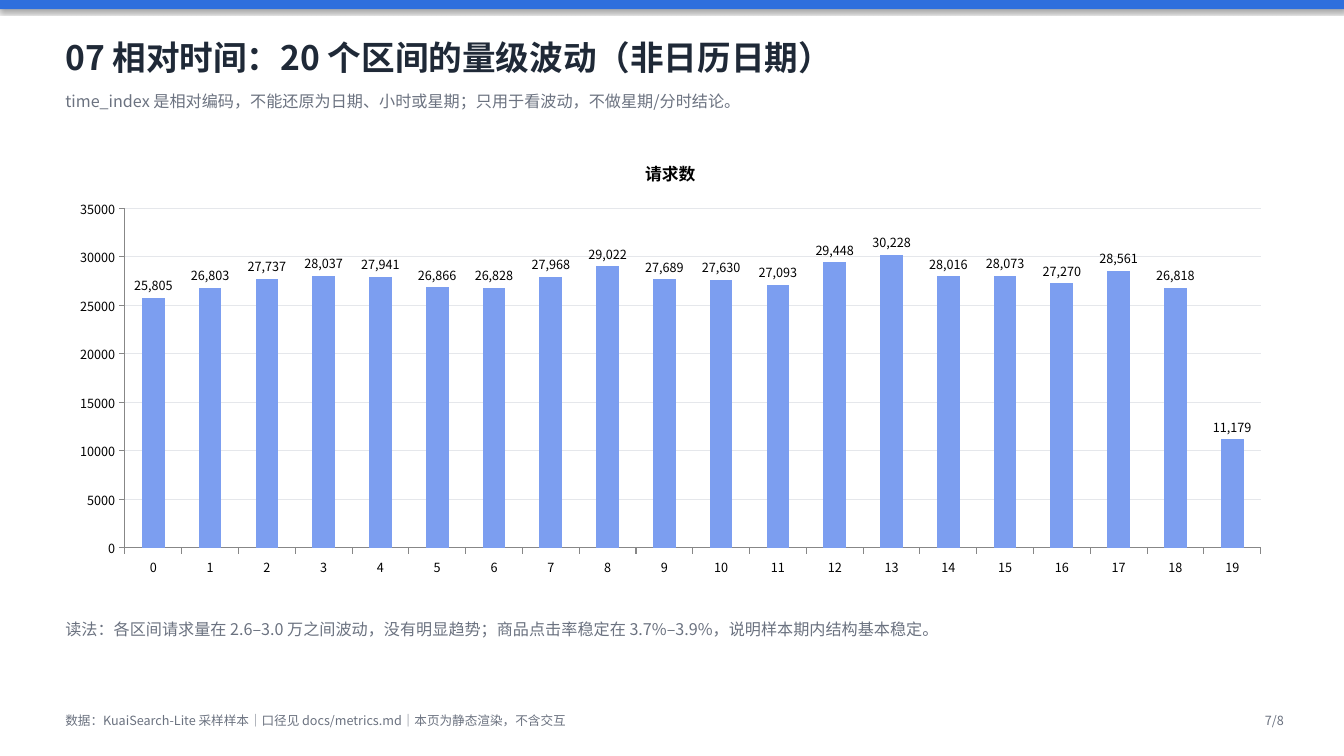
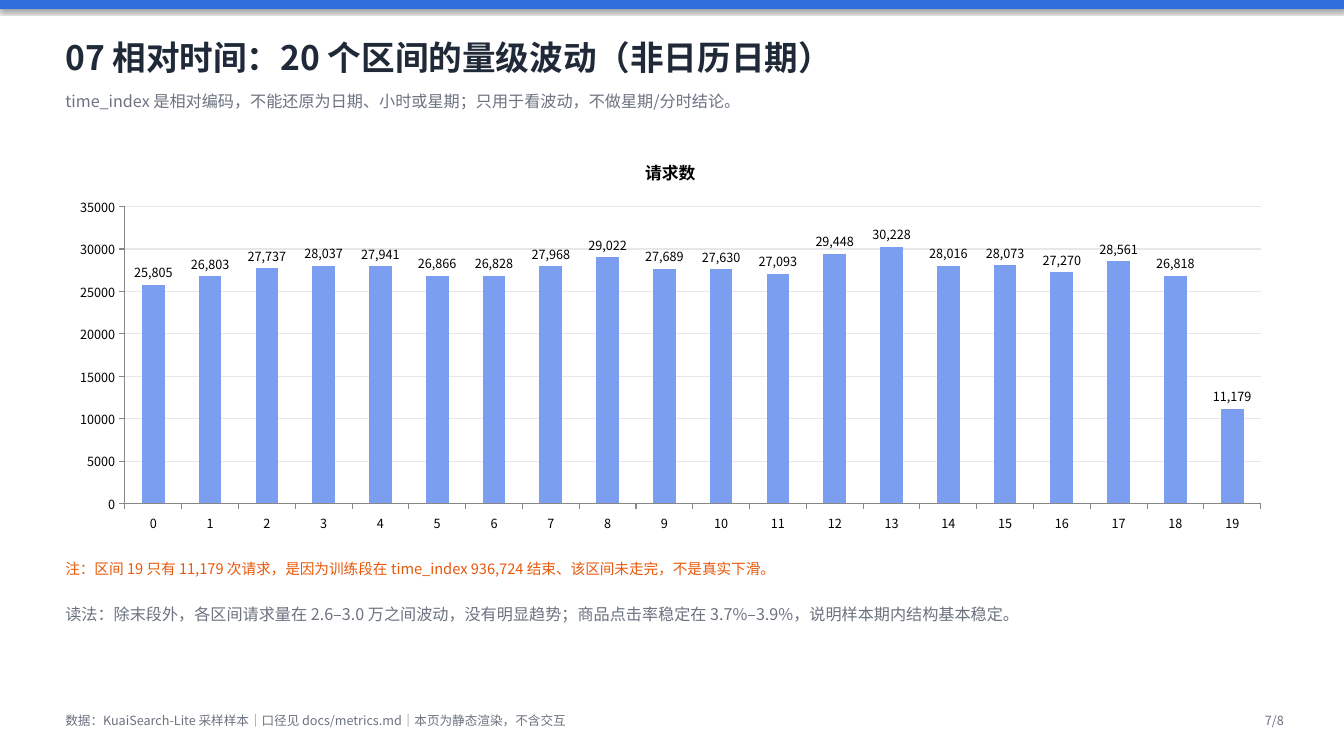
Before and after one commit to wsirui512-ops/kuaisearch-search-ops, a slide deck: slide 7 of dashboards/静态看板.pptx. Drawn at 1344x756 pixels with LibreOffice and Linux fonts; fonts in the diff are those of the drawing. Boxes give left, top, right and bottom in pixels: in the first picture for what was removed or moved away, otherwise in the second. Text is boxed around its words. In the diff, an @@ line names an element or a change of style, - is before the commit and + after.

```diff
--- a/dashboards/静态看板.pptx
+++ b/dashboards/静态看板.pptx
@@ column chart: place and size @@
-column chart at (55, 141, 1286, 585)
+column chart at (55, 141, 1286, 539)
@@ text added at (65, 561, 775, 577), 10.5 pt, text #E8590C @@
+注：区间 19 只有 11,179 次请求，是因为训练段在 time_index 936,724 结束、该区间未走完，不是真实下滑。
@@ text at (65, 606, 1019, 623): text changed @@
-读法：各区间请求量在 2.6–3.0 万之间波动，没有明显趋势；商品点击率稳定在 3.7%–3.9%，说明样本期内结构基本稳定。
+读法：除末段外，各区间请求量在 2.6–3.0 万之间波动，没有明显趋势；商品点击率稳定在 3.7%–3.9%，说明样本期内结构基本稳定。
```
Also in this commit, not shown: 2 other slides changed, 24 other files.
